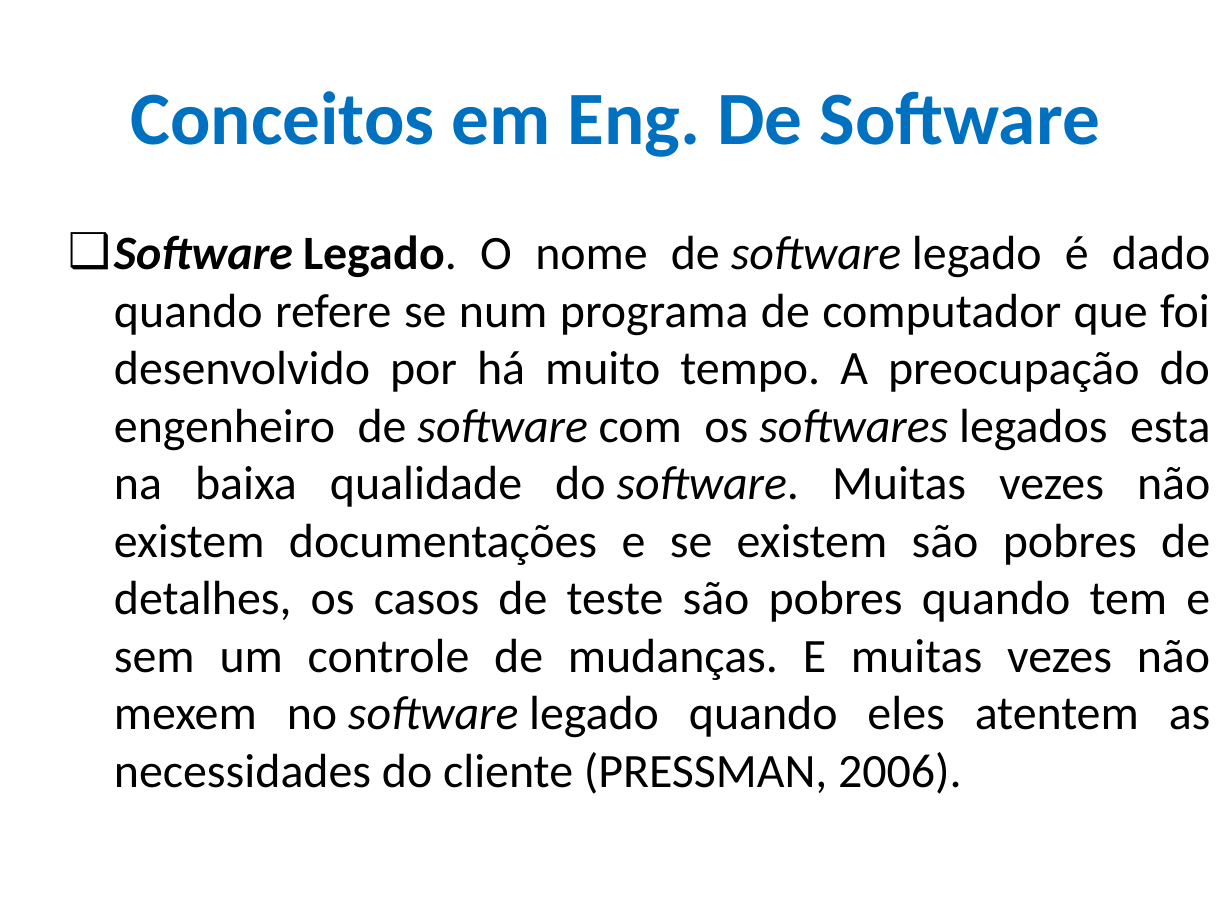
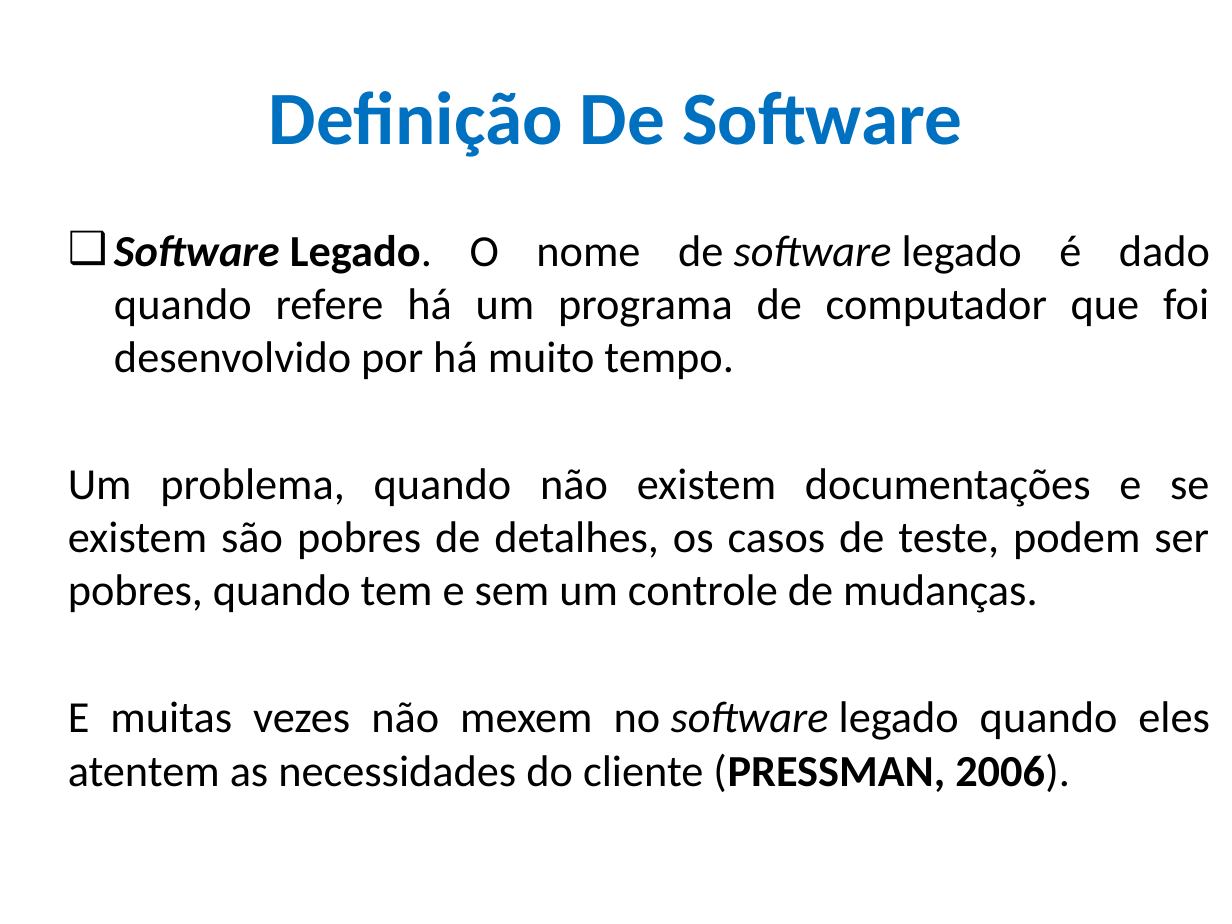
Before and after one commit to CloudEducationBrazil/WydenEngenhariaDeSoftware, a slide deck: slide 11 of 01 Classes/Aulas 01 e 02 Conceitos Eng. Soft e Métodos Ágeis.pptx (slide 9 before the commit). Drawn at 1232x924 pixels with LibreOffice and Linux fonts; fonts in the diff are those of the drawing; background and template pictures are left out. Boxes give left, top, right and bottom in pixels: in the first picture for what was removed or moved away, otherwise in the second. Text is boxed around its words. In the diff, an @@ line names an element or a change of style, - is before the commit and + after.

```diff
--- a/01 Classes/Aulas 01 e 02 Conceitos Eng. Soft e Métodos Ágeis.pptx
+++ b/01 Classes/Aulas 01 e 02 Conceitos Eng. Soft e Métodos Ágeis.pptx
@@ title at (x1=269, y1=91, x2=962, y2=157): text changed @@
-Conceitos em Eng. De Software
+Definição De Software
@@ text at (x1=68, y1=235, x2=1210, y2=792): text changed; size 28 to 25.9 pt @@
-❑ Software Legado. O nome de software legado é dado quando refere se num programa de computador que foi desenvolvido por há muito tempo. A preocupação do engenheiro de software com os softwares legados esta na baixa qualidade do software. Muitas vezes não existem documentações e se existem são pobres de detalhes, os casos de teste são pobres quando tem e sem um controle de mudanças. E muitas vezes não mexem no software legado quando eles atentem as necessidades do cliente (PRESSMAN, 2006).
+❑ Software Legado. O nome de software legado é dado quando refere há um programa de computador que foi desenvolvido por há muito tempo.
+Um problema, quando não existem documentações e se existem são pobres de detalhes, os casos de teste, podem ser pobres, quando tem e sem um controle de mudanças.
+E muitas vezes não mexem no software legado quando eles atentem as necessidades do cliente (PRESSMAN, 2006).
```
Also in this commit, not shown: 21 other slides changed.
